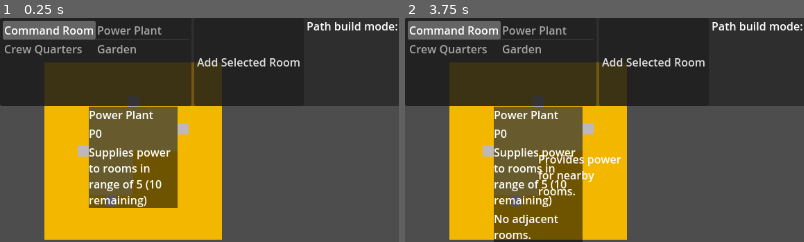
Above: before the commit, frames 1-2 (left to right).
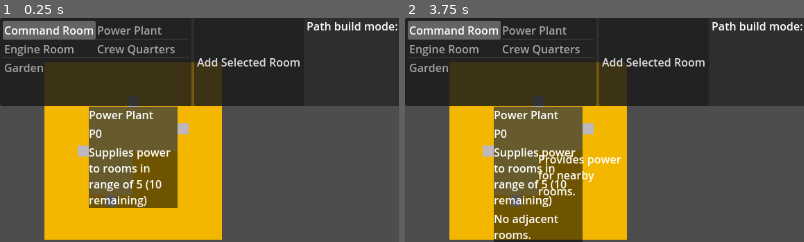
Above: after the commit, the same moments.

Repository: juhanikat/mothership
Game: Godot game, scene res://scenes/main.tscn
Two runs of this game, one before a commit and one after it. Both use one fixed random seed, a clock stepped at 60 frames per second and the inputs below.
Inputs (mouse positions are % of the whole screen's width and height, from its top left):
- Up to frame 1 (0.25 s): no input
- Up to frame 2 (3.75 s): click "Add Selected Room" at 0.5 s; click "Add Selected Room" at 1.25 s; click "Add Selected Room" at 2 s; click "Show tooltips" at 2.75 s; move the mouse to (17, 30) at 3.52 s; press the mouse at (17, 30) at 3.53 s
The pictures show only the part of the screen within x 0-50%, y 0-50%; the shares and areas given below are measured in that part.

The runs differ from the first frame. In frame 1, 1.0% of the frame differs, in the area x 1-44%, y 12-25%; in frame 2, 1.0%.

Commit message:
fix bug with rooms not connecting properly when moving

Diff:
--- a/RoomData.gd
+++ b/RoomData.gd
@@ -7,9 +7,19 @@
 ## power_usage: int = How much power the room uses.
 
 enum RoomShape {LShape, SmallSquareShape, BigSquareShape}
-enum RoomType {COMMAND_ROOM, POWER_PLANT, CREW_QUARTERS, GARDEN}
+enum RoomType {COMMAND_ROOM, POWER_PLANT, ENGINE_ROOM, CREW_QUARTERS, GARDEN}
 
 const room_colors = [Color("ff5a55"), Color("77a6fb"), Color("e2c964")]
+
+
+## NOTE: Use this dict in other scripts.
+const room_data = {
+	RoomType.COMMAND_ROOM: _command_room_data,
+	RoomType.POWER_PLANT: _power_plant_data,
+	RoomType.ENGINE_ROOM: _engine_room_data,
+	RoomType.CREW_QUARTERS: _crew_quarters_data,
+	RoomType.GARDEN: _garden_data
+}
 
 
 ## TODO: Use classes instead of dicts here to get autocomplete?
@@ -42,13 +52,14 @@
 	"power_usage": 0
 }
 
-## Use this dict in tile.gd.
-const room_data = {
-	RoomType.COMMAND_ROOM: _command_room_data,
-	RoomType.POWER_PLANT: _power_plant_data,
-	RoomType.CREW_QUARTERS: _crew_quarters_data,
-	RoomType.GARDEN: _garden_data
+const _engine_room_data: Dictionary[String, Variant] = {
+	"room_name": "Engine Room",
+	"room_shape": RoomShape.BigSquareShape,
+	"room_desc": "",
+	"power_usage": 3
 }
+
+
 
 
 ## Maps a RoomShape to the rooms to a Vector indicating the room's width and height.
--- a/captain/Captain.gd
+++ b/captain/Captain.gd
@@ -8,7 +8,7 @@
 const ROOMS = RoomData.RoomType
 
 const neutral_order = {
-	"description": "The Captain has no orders for you. Choose the room you think would fit our current situation best.",
+	"description": "The Captain has no orders for you. Choose the room you think would best fit our current situation.",
 	"rooms": ROOMS.CREW_QUARTERS}
 
 ## Use this in other scripts.
--- a/room/RoomConnections.gd
+++ b/room/RoomConnections.gd
@@ -33,7 +33,7 @@
 
 	while len(queue) > 0:
 		var current: Array[Variant] = queue.pop_front()
-		if current[1] > search_range:
+		if current[1] == search_range:
 			explored.erase(start_room)
 			return explored
 		for adjacent_room: Room in current[0].adjacent_rooms:
--- a/room/RoomGameplay.gd
+++ b/room/RoomGameplay.gd
@@ -24,20 +24,25 @@
 	if "power_supply" in _data.keys():
 		power_supply = _data["power_supply"].duplicate(true)
 		parent_room.add_to_group("PowerSupply")
+
+	if _data["power_usage"] == 0:
+		# Rooms that have 0 power usage are always powered.
 		powered = true
 		parent_room.texture_polygon.color.a += 0.5
 
 
 func toggle_power() -> void:
-	if parent_room.is_in_group("PowerSupply"):
-		# Power suppliers are always powered.
+	var power_usage: int = _data["power_usage"]
+	if power_usage == 0:
+		# Rooms that have 0 power usage are always powered.
 		return
+
 
 	var not_in_range = true
 	if powered:
 		for power_supplier: Room in get_tree().get_nodes_in_group("PowerSupply"):
 			if parent_room in power_supplier.gameplay.supplies_to:
-				power_supplier.gameplay.power_supply.capacity += 1
+				power_supplier.gameplay.power_supply.capacity += power_usage
 				power_supplier.gameplay.supplies_to.erase(parent_room)
 				power_supplier.room_info.update_power_supply_label(power_supplier.gameplay.power_supply)
 		powered = false
@@ -48,8 +53,8 @@
 			var power_supplier_reach = RoomConnections.get_nearby_rooms(power_supplier, power_supplier.gameplay.power_supply.range)
 			if parent_room in power_supplier_reach:
 				not_in_range = false
-				if power_supplier.gameplay.power_supply.capacity > 0:
-					power_supplier.gameplay.power_supply.capacity -= 1
+				if power_supplier.gameplay.power_supply.capacity >= power_usage:
+					power_supplier.gameplay.power_supply.capacity -= power_usage
 					power_supplier.gameplay.supplies_to.append(parent_room)
 					power_supplier.room_info.update_power_supply_label(power_supplier.gameplay.power_supply)
 					powered = true
--- a/room/room.gd
+++ b/room/room.gd
@@ -6,43 +6,41 @@
 const RoomShape = RoomData.RoomShape
 
 @export var texture_polygon: Polygon2D
-
 @export var nav_region: NavigationRegion2D
 @export var nav_agent: NavigationAgent2D
 @export var connectors_node: Node2D
-
 @export var room_area: Area2D # actual CollisionPolygon of the room
 @export var polygon: CollisionPolygon2D # actual CollisionPolygon of the room
 @export var all_room_shapes: Area2D # all possible room types are children of this node
+
 @onready var room_shapes: Dictionary[RoomShape, PackedVector2Array]
 
 var room_info: RoomInfo # The room's info box, this is a child of the main node
 
-
-
 const MAX_CONNECTOR_DISTANCE = 40
 
-var hovering: bool = false # true when mouse is hovering over this room
-var is_picked: bool = false
-var locked: bool = false # true once room has been placed and can no longer be moved
-
-var overlapping_room_areas: Array[Area2D] = []
-
+var hovering: bool = false # true when mouse is hovering over this room.
+var is_picked: bool = false # true when the room is picked by mouse.
+var locked: bool = false # true once room has been placed and can no longer be moved.
+var connecting_rooms: bool = false # used in _unhandled_input to keep room still while connecting.
 var target_rotation: float = 0
 
 var _shape: RoomData.RoomShape
 var _data: Dictionary[String, Variant]
 
+var overlapping_room_areas: Array[Area2D] = []
+var adjacent_rooms: Array[Room] = [] # updated when any room is attached to this one
+
 var gameplay: RoomGameplay
 
-var adjacent_rooms: Array[Room] = [] # updated when any room is attached to this one
+
 
 ## Call this before the room is added to the scene tree.
 func init_room(i_data: Dictionary[String, Variant]) -> void:
 	_data = i_data
 	_shape = _data["room_shape"]
 
-	# creates connectors for the room, depending on it's shape
+	# creates connectors for the room, depending on its shape
 	create_connectors()
 
 
@@ -59,7 +57,6 @@
 
 	polygon.polygon = room_shapes[_shape]
 
-
 	# shapes the texture (Polygon2D) according to the room's shape,
 	# and colors it randomly.
 	# Replace this when creating actual textures for rooms.
@@ -89,7 +86,9 @@
 
 	if event.is_action_pressed("move_room") and event.is_pressed():
 		if is_picked:
+			connecting_rooms = true
 			var connected = await connect_rooms()
+			connecting_rooms = false
 			if connected:
 				return
 
@@ -109,7 +108,7 @@
 			room_info.global_position = global_position + RoomData.room_info_pos[_shape]
 		return
 
-	if event is InputEventMouseMotion and is_picked:
+	if event is InputEventMouseMotion and is_picked and not connecting_rooms:
 		var global_mouse_pos = get_global_mouse_position()
 		global_position = global_mouse_pos
 		room_info.global_position = global_position + RoomData.room_info_pos[_shape]
@@ -140,12 +139,9 @@
 
 
 ## Called when a room is placed while it overlaps another room.
-## Locks the room in place while checking if it can be placed, then either
-## places it or removes the lock.
-## If the room is placed, the "room_connected" signal is emitted and the list of own connectors
+## If the room can be placed, the "room_connected" signal is emitted and the list of own connectors
 ## is looped through so that ALL newly adjacent rooms can get connected properly.
 func connect_rooms() -> bool:
-	locked = true
 	var all_connectors: Array[Connector]
 	# weird trick to cast the type correctly
 	all_connectors.assign(get_tree().get_nodes_in_group("Connector"))
Not shown, changed: design.txt
